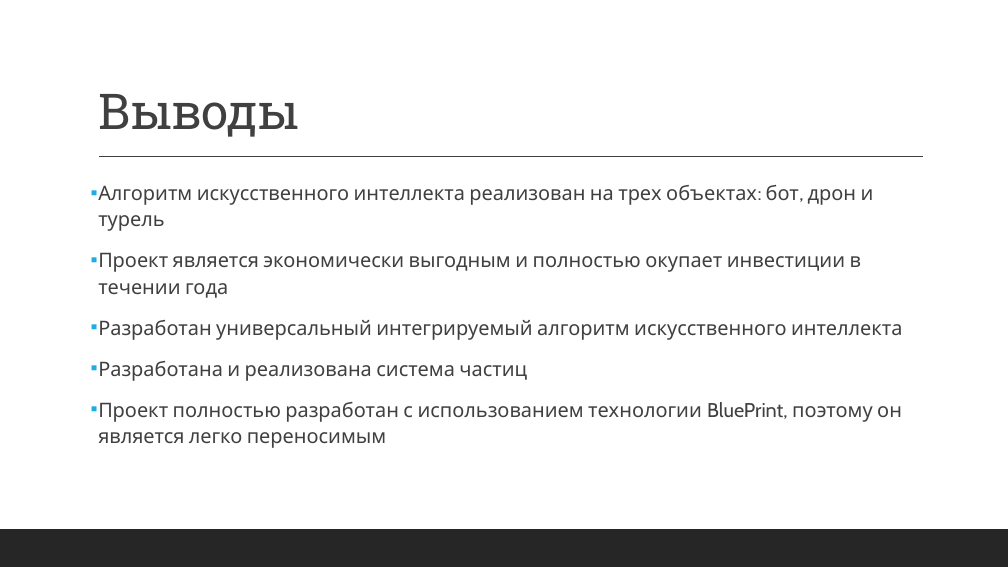
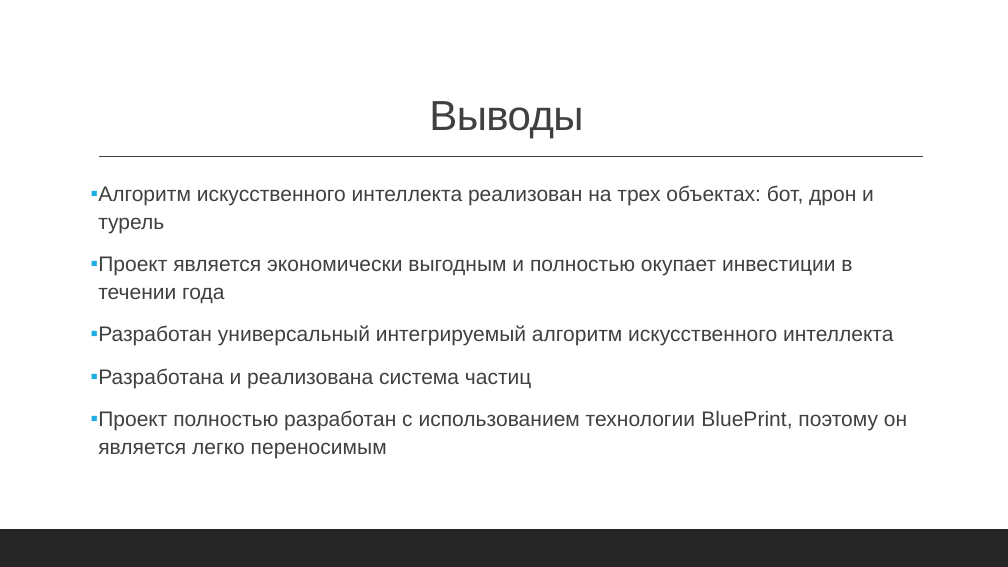
Before and after one commit to Kojom/DiplomaReport, a slide deck: slide 10 of My_own/Евгений презентация.pptx. Drawn at 1008x567 pixels with LibreOffice and Linux fonts; fonts in the diff are those of the drawing. Boxes give left, top, right and bottom in pixels: in the first picture for what was removed or moved away, otherwise in the second. Text is boxed around its words. In the diff, an @@ line names an element or a change of style, - is before the commit and + after.

```diff
--- a/My_own/Евгений презентация.pptx
+++ b/My_own/Евгений презентация.pptx
@@ title "Выводы" at bbox=[429, 101, 583, 139]: size 47 to 40 pt, font Roboto Slab to Arial; alignment left to centre @@
@@ text "Алгоритм искусственного интеллекта реализован на ..." at bbox=[91, 185, 907, 458]: size 19 to 20 pt, font Cabin to Arial @@
```
Also in this commit, not shown: 9 other slides changed, 1 other file.
